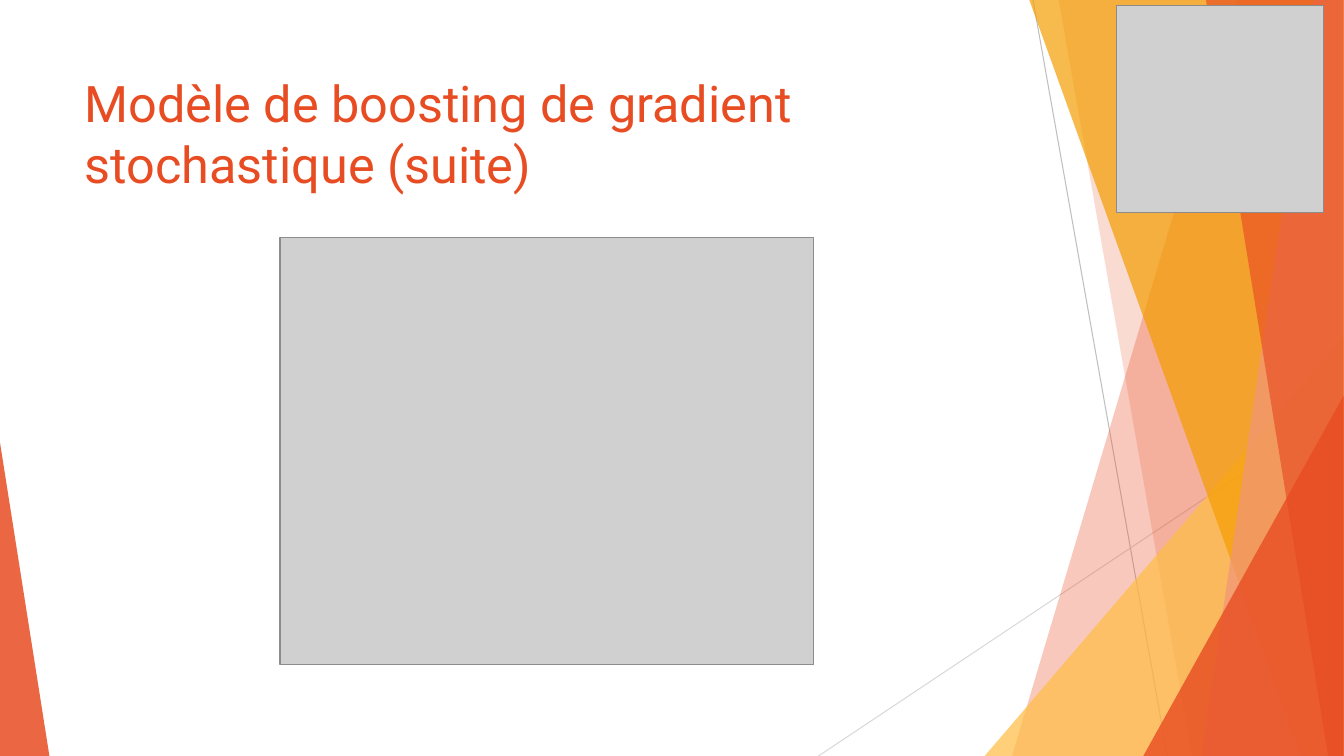
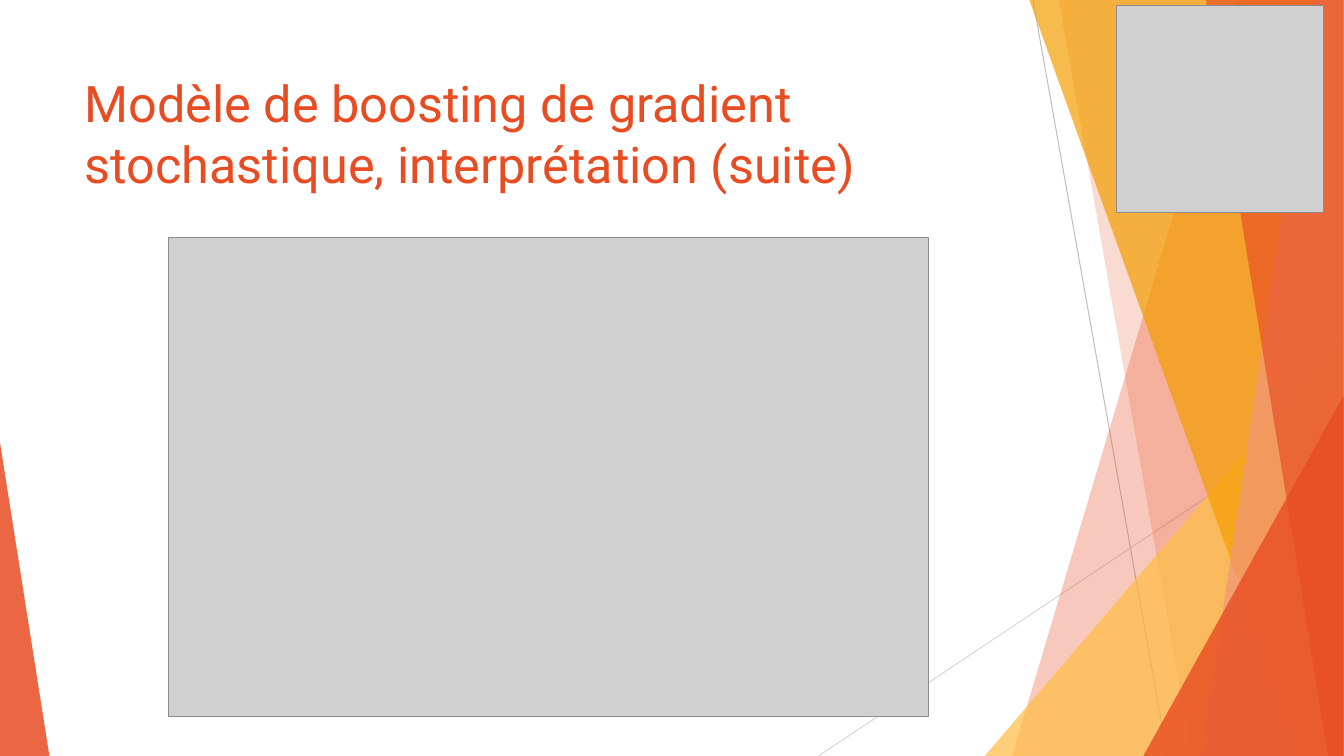
Before and after one commit to SamuelProvencher/TP-Apprentissage, a slide deck: slide 30 of PP.pptx. Drawn at 1344x756 pixels with LibreOffice and Linux fonts; fonts in the diff are those of the drawing; grey boxes stand for pictures. Boxes give left, top, right and bottom in pixels: in the first picture for what was removed or moved away, otherwise in the second. Text is boxed around its words. In the diff, an @@ line names an element or a change of style, - is before the commit and + after.

```diff
--- a/PP.pptx
+++ b/PP.pptx
@@ title at [85,84,855,194]: text changed @@
-Modèle de boosting de gradient stochastique (suite)
+Modèle de boosting de gradient stochastique, interprétation (suite)
@@ picture: place and size @@
-picture at [280,238,814,665]
+picture at [168,238,930,718]
```
Also in this commit, not shown: 14 other slides changed, 1 slide added, 1 slide removed, 7 other files.
